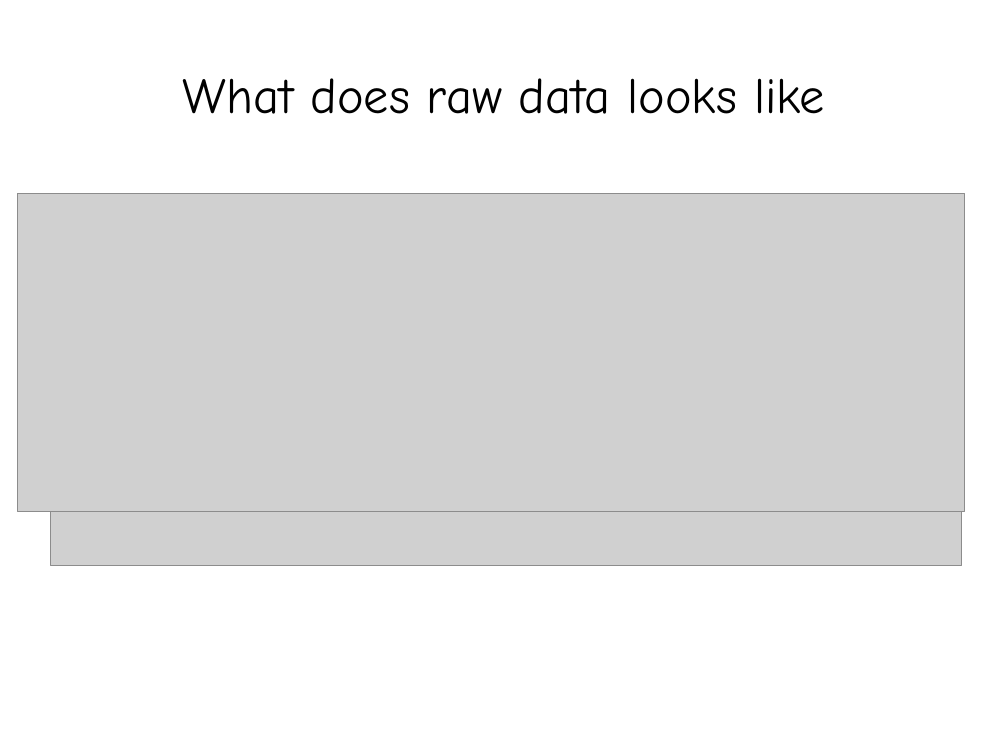
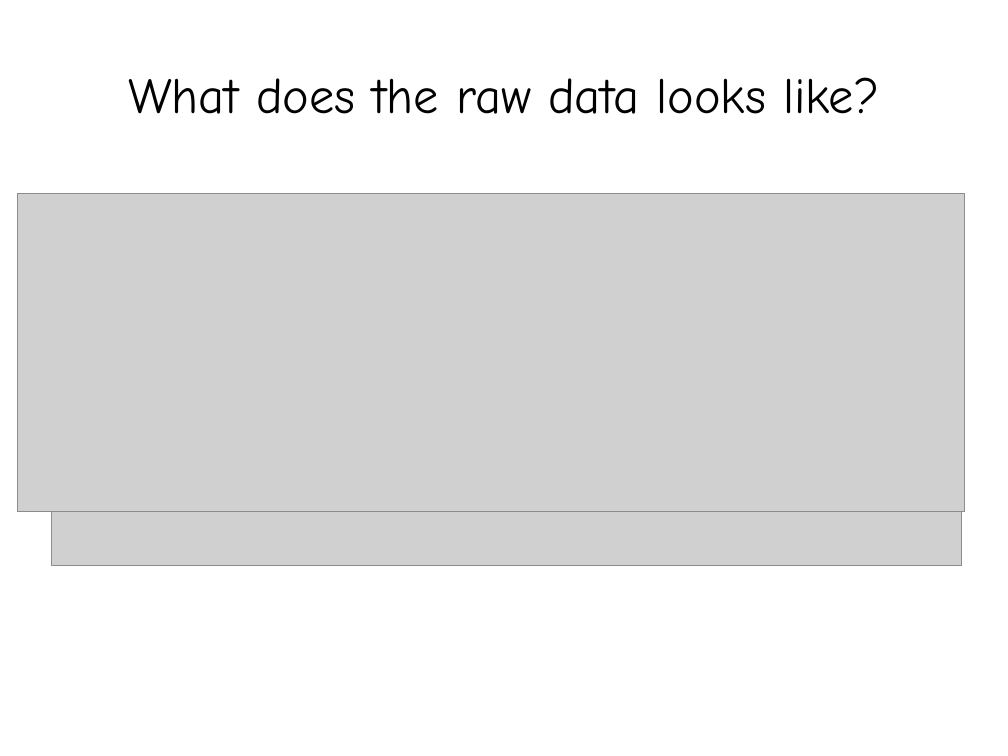
Before and after one commit to vaammpyy/M31-Spectra-Analysis, a slide deck: slide 13 of M31 Report.pptx. Drawn at 1008x756 pixels with LibreOffice and Linux fonts; fonts in the diff are those of the drawing; grey boxes stand for pictures. Boxes give left, top, right and bottom in pixels: in the first picture for what was removed or moved away, otherwise in the second. Text is boxed around its words. In the diff, an @@ line names an element or a change of style, - is before the commit and + after.

```diff
--- a/M31 Report.pptx
+++ b/M31 Report.pptx
@@ text at (128,77,879,114): text changed @@
-What does raw data looks like
+What does the raw data looks like?
```
Also in this commit, not shown: 12 other slides changed, 1 slide added.
